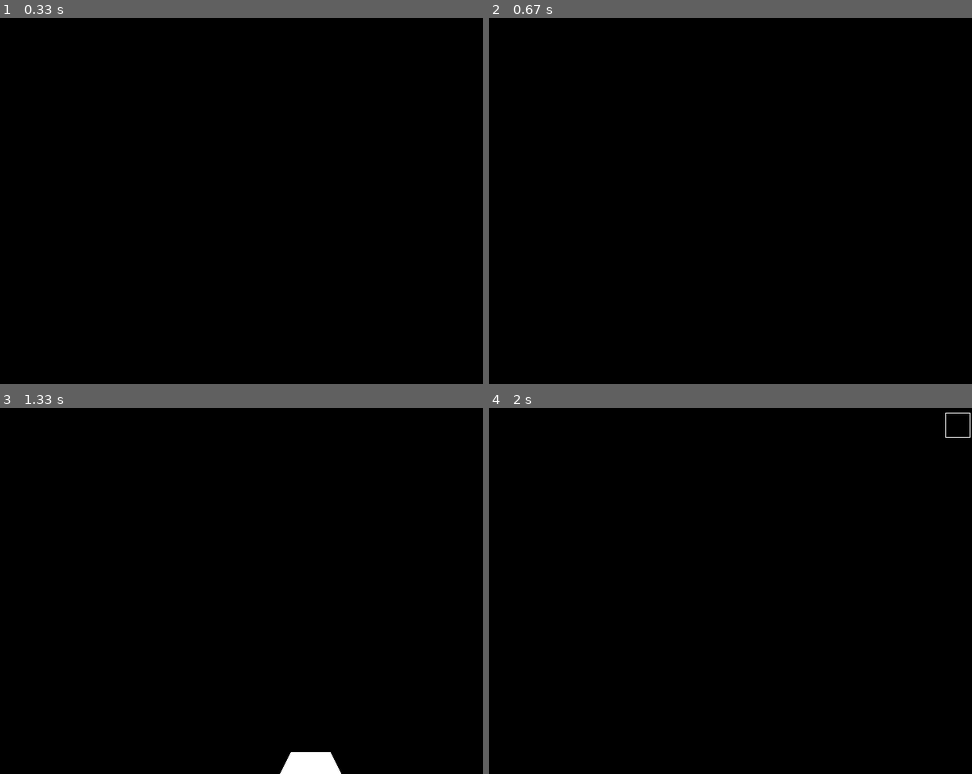
Above: before the commit, frames 1-4 (two rows, left to right).
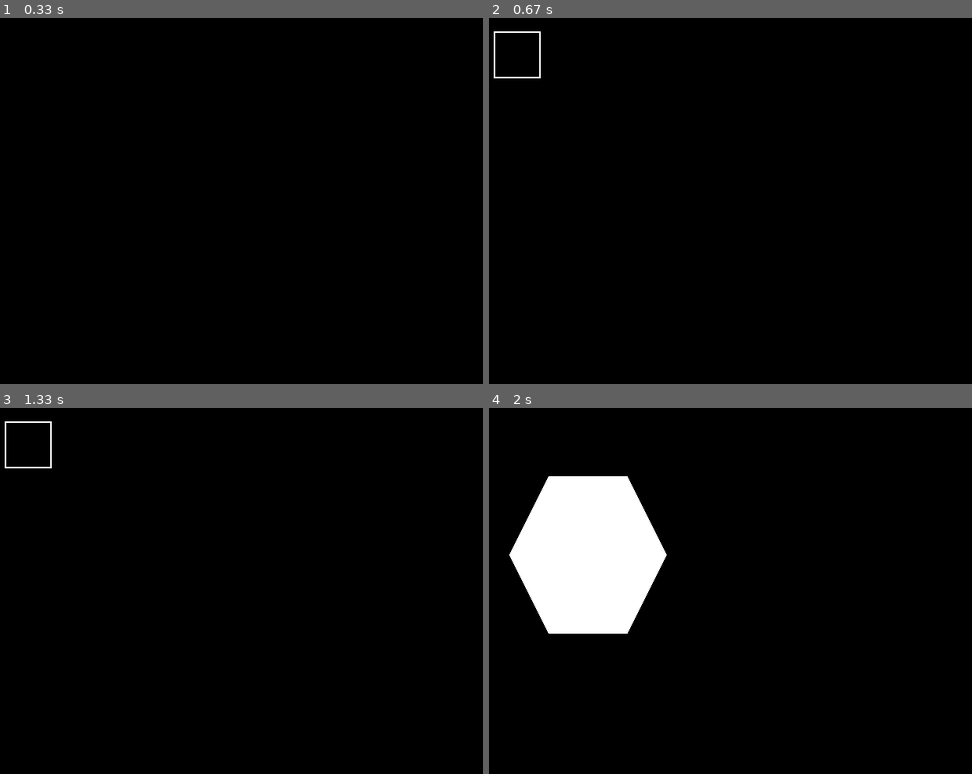
Above: after the commit, the same moments.

Repository: ARG-NCTU/oop-python-nycu
Game: pygame game, started from pygame/04_Shapes.py
Two runs of this game, one before a commit and one after it. Both use one fixed random seed, a clock stepped at 60 frames per second and the inputs below.
Inputs:
- Up to frame 1 (0.33 s): no input
- Up to frame 2 (0.67 s): tap Enter at 0.33 s
- Up to frame 3 (1.33 s): tap Space at 0.67, 1.07 s
- Up to frame 4 (2 s): tap Space at 1.37 s

Frame 1 is identical in both runs. In frame 2, 0.2% of the frame differs, in the area x 0-11%, y 3-17%; in frame 3, 0.8%; in frame 4, 11%, in the area x 4-100%, y 1-62%.

Commit message:
modify 04_shape.py

Diff:
--- a/pygame/04_Shapes.py
+++ b/pygame/04_Shapes.py
@@ -6,15 +6,14 @@
 SCREEN_WIDTH = 640
 SCREEN_HEIGHT = 480
 FRAMES_PER_SECOND = 60
-shape_list=['circle', 'square', 'polygon','arc']
 
-class shape():
-    def __init__(self,line_width):
-        self.line_width = line_width
+class Shape():
+    def __init__(self):
+        self.line_width = 1
         self.X = random.randrange(SCREEN_WIDTH)
         self.Y = random.randrange(SCREEN_HEIGHT)
 
-    def circle(self,screen, radius):
+    def circle(self,screen, radius = 10):
         '''
         random (x, y) in __init__
         '''
@@ -25,48 +24,30 @@
         start point (x, y)
         line length: step
         '''
-        if ((self.X + step) < SCREEN_WIDTH and (self.X + step) > 0 and (self.Y +step) < SCREEN_HEIGHT and (self.Y +step) > 0):
-            pygame.draw.line(screen, (255, 255, 255), (self.X, self.Y), (self.X + step, self.Y ), self.line_width)
-            pygame.draw.line(screen, (255, 255, 255), (self.X, self.Y), (self.X, self.Y +step), self.line_width)
-            pygame.draw.line(screen, (255, 255, 255), (self.X + step, self.Y), (self.X + step, self.Y + step), self.line_width)
-            pygame.draw.line(screen, (255, 255, 255), (self.X, self.Y + step), (self.X + step, self.Y + step), self.line_width)
-        else:
-            print('@@@ out of range @@@')
+        pygame.draw.rect(screen, (255, 255, 255), pygame.Rect(30, 30, 60, 60),  2)
 
-    def polygon (self, screen, point_list):
+    def polygon (self, screen, point_list = ((100,100), (200,100), (250,200), (200,300), (100,300), (50,200)) ):
         '''
         point_list: ((x1,y1), (x2,y2), (x3,y3), (x4,y4),...)
         '''
         pygame.draw.polygon(screen, (255, 255, 255), point_list)
 
-    def arc(self,screen, rect = (50, 100, 200, 200), angle_start = 0, angle_stop = math.pi):
+    def arc(self,screen, rect = (300, 200, 50, 30), angle_start = 0, angle_stop = math.pi):
         '''
         rect : (point_x, point_y, diameter_x, diameter_y)
         angle_start (rad)
         angle_stop  (rad)
         '''
-        if ((rect[0]-rect[2]>0) and (rect[0]+rect[2])<SCREEN_WIDTH and (rect[1]+rect[3])>0 and (rect[1]+rect[3])< SCREEN_HEIGHT) :
-            pygame.draw.arc(screen, (255, 255, 255), rect, angle_start, angle_stop, self.line_width)
-        else:
-            print('@@@ out of range @@@')
+        pygame.draw.arc(screen, (255, 255, 255), rect, angle_start, angle_stop, self.line_width)
 
-    def decision(self, screen, shape):
+    def decision(self, screen):
         '''
         To decide the output according to the input
         '''
+        shape_list = [self.circle, self.square, self.polygon, self.arc]
         screen.fill((0,0,0))
-        print(shape)
-        if shape == 'circle':
-            self.circle(screen, random.randint(20,50))
-        elif shape == 'square':
-            self.square(screen, random.randint(20,100))
-        elif shape == 'polygon':
-            #self.polygon(screen,((100,100), (200,100), (250,200), (200,300), (100,300), (50,200)))
-            self.polygon(screen,((self.X,self.Y), (self.X+50, self.Y), (self.X+75,self.Y+50), (self.X+50,self.Y+100), (self.X,self.Y+100), (self.X-25,self.Y+50)))
-        elif shape == 'arc':
-            self.arc(screen, (self.X, self.Y, 200, 200), random.uniform(0, 2*math.pi), random.uniform(0, 2*math.pi))
-        else:
-            pass
+        random.choice(shape_list)(screen)
+
 
 pygame.init()
 screen = pygame.display.set_mode((SCREEN_WIDTH, SCREEN_HEIGHT))
@@ -80,14 +61,14 @@
 run = True
 
 while run:
-    draw_shape=shape(1)
+    draw_shape = Shape()
     #event handler
     for event in pygame.event.get():
         #quit game
         if event.type == pygame.QUIT:
             run = False
         if event.type == pygame.KEYDOWN:
-            draw_shape.decision(screen, shape_list[random.randint(0,3)])
+            draw_shape.decision(screen)
 
     pygame.display.update()
     clock.tick(FRAMES_PER_SECOND)
